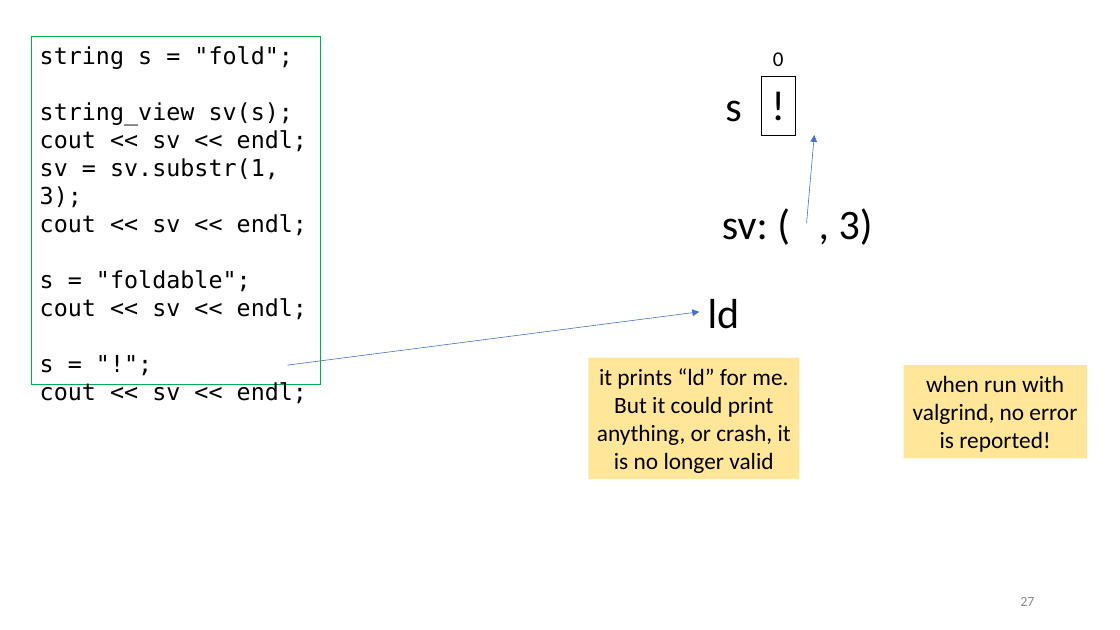
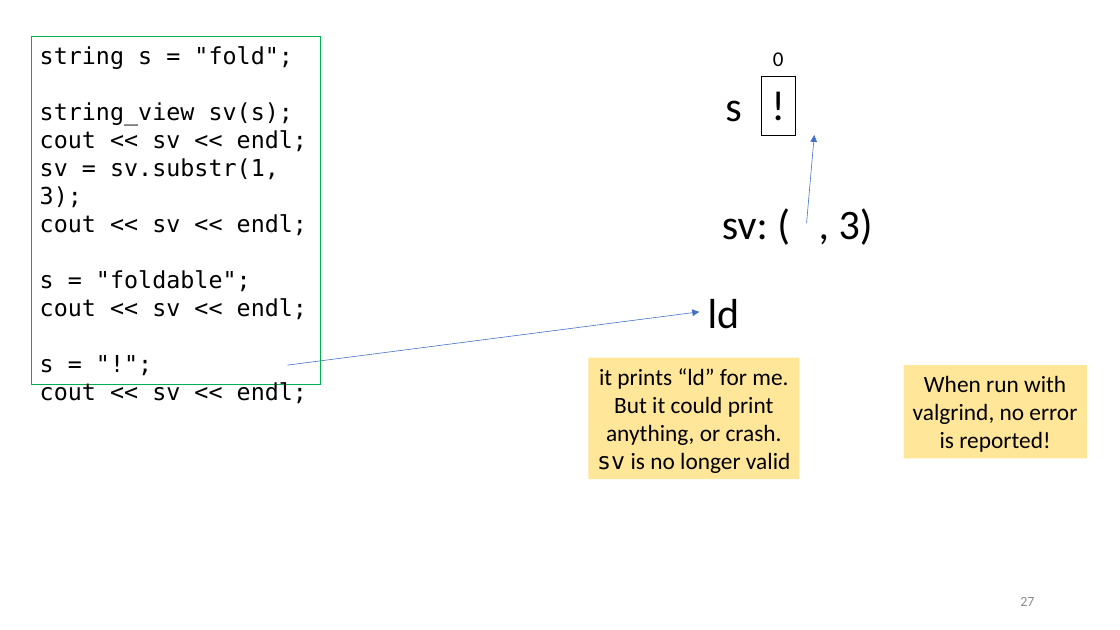
Before and after one commit to tjd1234/cmpt225fall2023, a slide deck: slide 27 of lecture_notes/week12/week12_strings.pptx. Drawn at 1120x630 pixels with LibreOffice and Linux fonts; fonts in the diff are those of the drawing. Boxes give left, top, right and bottom in pixels: in the first picture for what was removed or moved away, otherwise in the second. Text is boxed around its words. In the diff, an @@ line names an element or a change of style, - is before the commit and + after.

```diff
--- a/lecture_notes/week12/week12_strings.pptx
+++ b/lecture_notes/week12/week12_strings.pptx
@@ text in rectangle at (x1=597, y1=368, x2=790, y2=473): text changed @@
-it prints “ld” for me. But it could print anything, or crash, it is no longer valid
+it prints “ld” for me. But it could print anything, or crash. sv is no longer valid
@@ text in rectangle at (x1=913, y1=375, x2=1077, y2=452): text changed @@
-when run with valgrind, no error is reported!
+When run with valgrind, no error is reported!
```
Also in this commit, not shown: 13 other slides changed, 1 other file.
